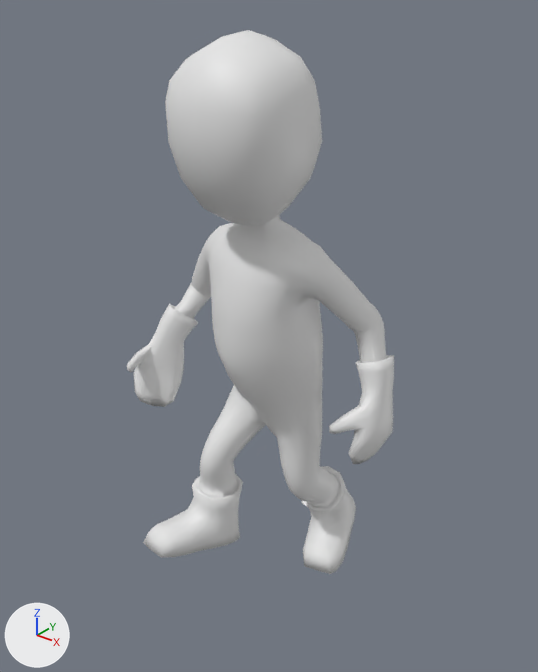
A saved change to the Blender file Assets/Models/Villager.blend.
One viewpoint serves both versions: a camera (50 mm lens) standing at (1.86, -2.37, 2.65) and looking at (0.02, -0.07, 1.22). Lighting does not change. The marker at lower left points along +X, +Y and +Z. Both versions are drawn at frame 1 of the action 'walk'; the numbers are the values there.
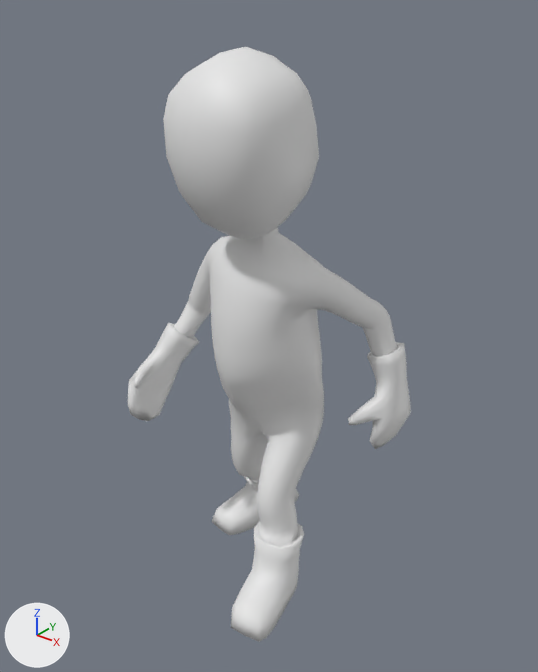
Where the change shows, as pixel boxes (x1, y1, x2, y2) in the pictures (538 x 672 px):
```json
{"object": "Cube", "change": "posed", "before": [127, 30, 394, 574], "after": [127, 47, 411, 642], "on screen": "6% wider, 9% taller"}
```

Edits to the scene script, one JSON object a line:
```json
{"block": "bone_hand_ik_r", "where": "bone_hand_ik_r = bpy.data.objects['rig'].pose.bones['hand.ik.R']  # child of 'root'"}
{"op": "set", "path": "bone_hand_ik_r.location", "old": "(0.205, -0.142, -0.097)", "new": "(0.205, -0.149, -0.193)"}
{"op": "set", "path": "bone_hand_ik_r.rotation_quaternion", "old": "(0.836, 0.417, 0.357, -0.02)", "new": "(0.886, 0.318, 0.252, -0.226)", "note": "degrees (60, 38, 20) -> degrees (34, 36, -17)"}
{"block": "bone_hand_ik_l", "where": "bone_hand_ik_l = bpy.data.objects['rig'].pose.bones['hand.ik.L']  # child of 'root'"}
{"op": "set", "path": "bone_hand_ik_l.location", "old": "(-0.203, 0.078, -0.124)", "new": "(-0.203, 0.185, -0.116)"}
{"op": "set", "path": "bone_hand_ik_l.rotation_quaternion", "old": "(0.942, 0.299, -0.058, 0.144)", "new": "(0.951, 0.302, 0.008, 0.061)", "note": "degrees (34, -11, 14) -> degrees (35, -1, 7)"}
{"block": "bone_foot_ik_r", "where": "bone_foot_ik_r = bpy.data.objects['rig'].pose.bones['foot.ik.R']  # child of 'root'"}
{"op": "set", "path": "bone_foot_ik_r.location", "old": "(0.0, -0.219, 0.091)", "new": "(0.0, 0.233, -0.002)"}
{"op": "set", "path": "bone_foot_ik_r.rotation_quaternion", "old": "(0.991, 0.125, 0.046, 0.0)", "new": "(1.0, 0.0, 0.004, 0.0)", "note": "degrees (14, 5, 1) -> degrees (0, 0, 0)"}
{"block": "bone_foot_roll_ik_r", "where": "bone_foot_roll_ik_r = bpy.data.objects['rig'].pose.bones['foot_roll.ik.R']  # child of 'foot.ik.R'"}
{"op": "set", "path": "bone_foot_roll_ik_r.rotation_euler", "old": "(0.0, 0.0, 0.0)", "new": "(0.0698, 0.0175, 0.0)", "note": "degrees (0, 0, 0) -> degrees (4, 1, 0)"}
{"block": "bone_foot_ik_l", "where": "bone_foot_ik_l = bpy.data.objects['rig'].pose.bones['foot.ik.L']  # child of 'root'"}
{"op": "set", "path": "bone_foot_ik_l.location", "old": "(0.0, 0.294, 0.004)", "new": "(0.0, -0.242, 0.009)"}
{"op": "set", "path": "bone_foot_ik_l.rotation_quaternion", "old": "(0.996, 0.0, 0.0, 0.0)", "new": "(0.995, 0.038, -0.014, 0.0)", "note": "degrees (0, 0, 0) -> degrees (4, -2, 0)"}
{"block": "bone_foot_roll_ik_l", "where": "bone_foot_roll_ik_l = bpy.data.objects['rig'].pose.bones['foot_roll.ik.L']  # child of 'foot.ik.L'"}
{"op": "set", "path": "bone_foot_roll_ik_l.rotation_euler", "old": "(0.436, -0.105, 0.0)", "new": "(0.0, 0.0, 0.0)", "note": "degrees (25, -6, 0) -> degrees (0, 0, 0)"}
{"block": "bone_torso", "where": "bone_torso = bpy.data.objects['rig'].pose.bones['torso']  # child of 'root'"}
{"op": "set", "path": "bone_torso.location", "old": "(0.0, 0.0, 0.0)", "new": "(0.0, -0.004, -0.055)"}
{"op": "set", "path": "bone_torso.rotation_quaternion", "old": "(1.0, 0.0, 0.0, 0.0)", "new": "(1.0, 0.0, 0.0, -0.028)", "note": "degrees (0, 0, 0) -> degrees (0, 0, -3)"}
```
